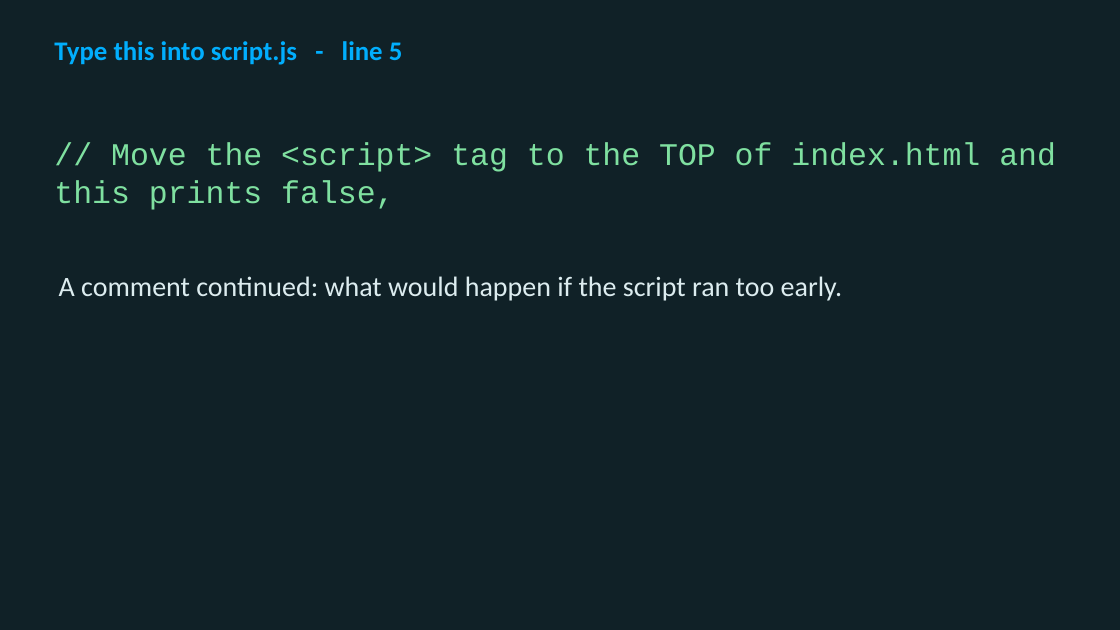
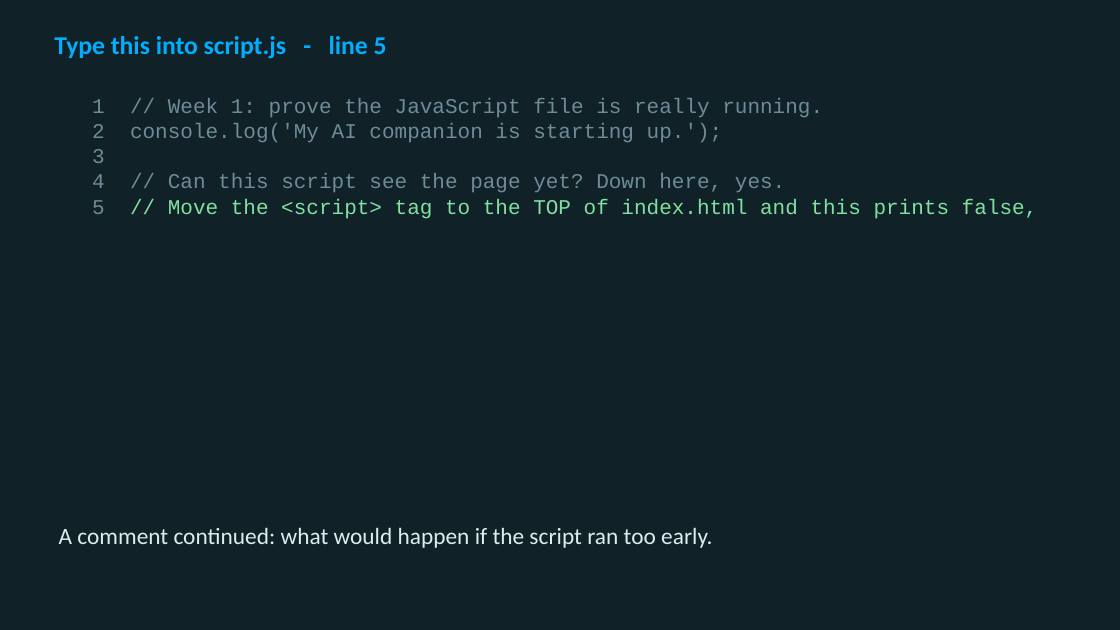
Before and after one commit to utgapps/utgapps.github.io, a slide deck: slide 93 of ai101/slides/week-01.pptx (slide 88 before the commit). Drawn at 1120x630 pixels with LibreOffice and Linux fonts; fonts in the diff are those of the drawing. Boxes give left, top, right and bottom in pixels: in the first picture for what was removed or moved away, otherwise in the second. Text is boxed around its words. In the diff, an @@ line names an element or a change of style, - is before the commit and + after.

```diff
--- a/ai101/slides/week-01.pptx
+++ b/ai101/slides/week-01.pptx
@@ text "Type this into script.js - ..." at (x1=54, y1=36, x2=387, y2=59): size 23 to 22 pt @@
@@ text added at (x1=92, y1=98, x2=1038, y2=219), 18 pt, text #6D8C97 @@
+1 // Week 1: prove the JavaScript file is really running.
+2 console.log('My AI companion is starting up.');
+3
+4 // Can this script see the page yet? Down here, yes.
+5 // Move the <script> tag to the TOP of index.html and this prints false,
@@ text removed at (x1=54, y1=143, x2=1056, y2=210) @@
-// Move the <script> tag to the TOP of index.html and this prints false,
@@ text "A comment continued: what would ..." moved from (x1=59, y1=276, x2=842, y2=301) to (x1=59, y1=527, x2=712, y2=548) @@
@@ text "A comment continued: what would ..." at (x1=59, y1=527, x2=712, y2=548): size 24 to 20 pt @@
```
Also in this commit, not shown: 52 other slides changed, 9 slides added, 3 slides removed, 30 other files.
